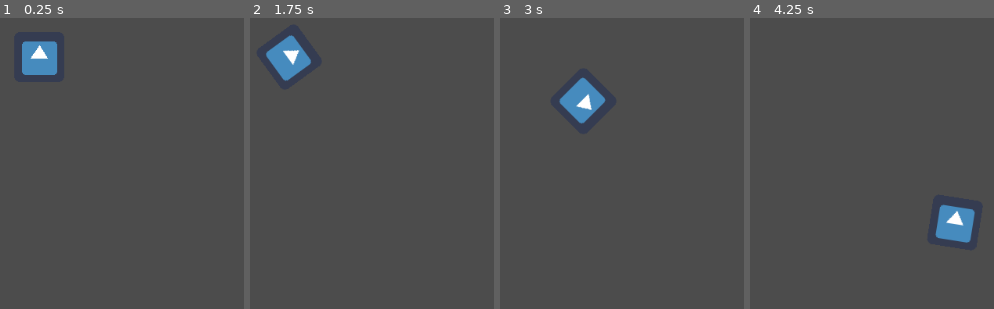
Above: before the commit, frames 1-4 (left to right).
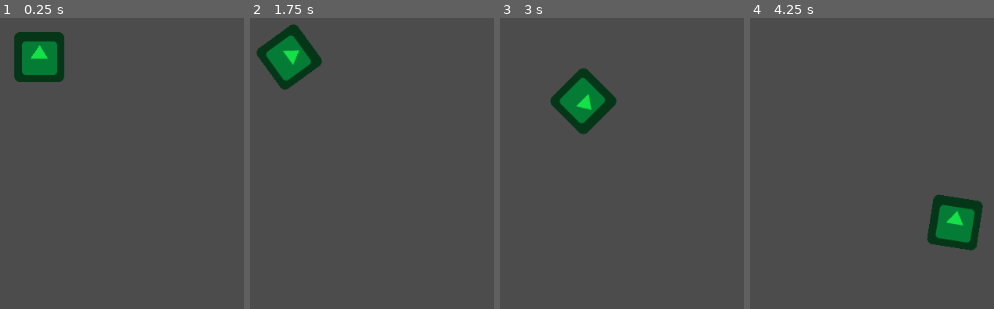
Above: after the commit, the same moments.

Repository: rsthtx/prog-b-2022-spil-projekt
Game: Godot game, scene res://Sprite.tscn
Two runs of this game, one before a commit and one after it. Both use one fixed random seed, a clock stepped at 60 frames per second and the inputs below. The engine's default icon, where the game draws it, is replaced by a stand-in: a white triangle on a blue panel in a dark square.
Inputs:
- Up to frame 1 (0.25 s): no input
- Up to frame 2 (1.75 s): tap Enter at 0.5 s; hold Right (ui_right) 0.53-1.28 s; hold Left (ui_left) from 1.28 s (still down)
- Up to frame 3 (3 s): release Left (ui_left) at 2.03 s; hold Right (ui_right) 2.03-2.78 s; hold Up (ui_up) from 2.78 s (still down)
- Up to frame 4 (4.25 s): release Up (ui_up) at 3.53 s; hold Left (ui_left) from 3.53 s (still down)

The runs differ from the first frame. In frame 1, 3.5% of the frame differs, in the area x 5-27%, y 4-22%; in frame 2, 3.5%; in frame 3, 3.5%, in the area x 20-48%, y 17-40%; in frame 4, 3.5%.

Commit message:
Build game

Diff:
--- a/src/Sprite.tscn
+++ b/src/Sprite.tscn
@@ -4,6 +4,7 @@
 [ext_resource path="res://icon.png" type="Texture" id=2]
 
 [node name="Sprite" type="Sprite"]
+modulate = Color( 0.0823529, 0.886275, 0.282353, 1 )
 position = Vector2( 488, 277 )
 texture = ExtResource( 2 )
 script = ExtResource( 1 )
Not shown, changed: README.md
Not shown, added: builds/web/index.apple-touch-icon.png
Not shown, added: builds/web/index.audio.worklet.js
Not shown, added: builds/web/index.html
Not shown, added: builds/web/index.icon.png
Not shown, added: builds/web/index.js
Not shown, added: builds/web/index.pck
Not shown, added: builds/web/index.png
Not shown, added: builds/web/index.wasm
